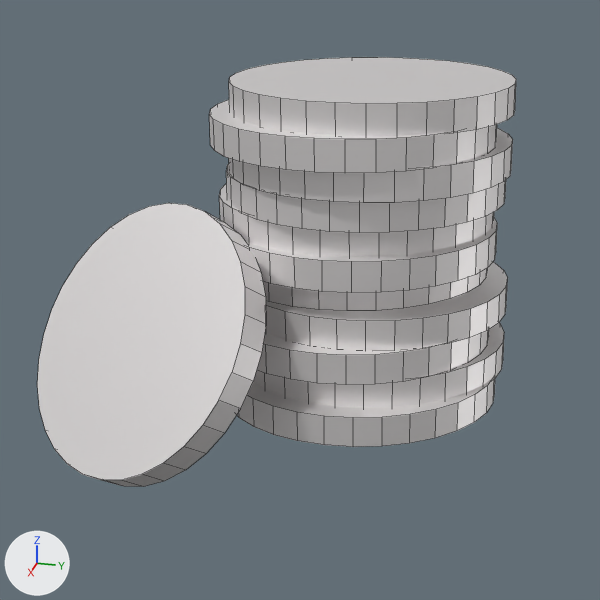
The Blender file public/assets/images/resources/silver.blend, before and after one commit.
Rendered twice from the file's camera 'Camera'. Arrows for +X, +Y and +Z are at lower left; the lights stay in place. Mesh edges are drawn as thin lines.
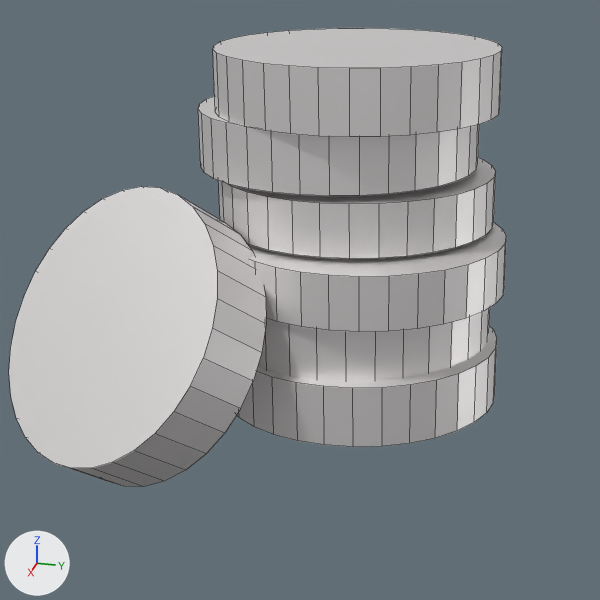
Pixel boxes [x1, y1, x2, y2] of what changed, in the pictures (600 x 600 px):
'Cylinder.011', reshaped (12% wider): before [37, 203, 266, 487]; after [9, 186, 266, 487]
'Cylinder.010', mesh rescaled, moved (38% taller): before [229, 57, 516, 136]; after [213, 28, 502, 137]
'Cylinder.008', mesh rescaled, moved (33% taller): before [229, 128, 513, 203]; after [198, 96, 479, 196]
'Cylinder.004', moved: before [263, 268, 488, 311]; after [248, 222, 506, 332]
'Cylinder.006', mesh rescaled: before [219, 183, 494, 257]; after [219, 158, 496, 259]
'Cylinder', mesh rescaled: before [237, 378, 495, 447]; after [237, 326, 497, 447]
'Cylinder.002', mesh rescaled (30% taller): before [257, 329, 489, 385]; after [258, 308, 490, 381]
'Cylinder.009', deleted: before [209, 100, 497, 173]
'Cylinder.003', deleted: before [265, 262, 508, 350]
'Cylinder.005', deleted: before [245, 218, 497, 293]
'Cylinder.007', deleted: before [226, 164, 506, 233]
'Cylinder.001', deleted: before [253, 323, 504, 407]

The change in detail:
me_cylinder has 64 vertices, 34 faces and spans x -1.0..1.0, y -1.0..1.0, z -1.0..1.0.
me_cylinder is used by ob_cylinder; location (-0.021, -0.004, 0.0); scale (0.9, 0.9, 0.0963).
me_cylinder part 1: the whole mesh is scaled about its middle by (1, 1, 2), then moved by (0.0, 0.0, 1.0).
me_cylinder_002 has 64 vertices, 34 faces and spans x -1.0..1.0, y -1.0..1.0, z -1.0..1.0.
me_cylinder_002 is used by ob_cylinder_002; location (-0.123, -0.073, 0.36); scale (0.9, 0.9, 0.0963).
me_cylinder_002 part 2: the whole mesh is scaled about its middle by (1, 1, 1.99), then moved by (0.0, 0.0, 0.99).
me_cylinder_006 has 64 vertices, 34 faces and spans x -1.0..1.0, y -1.0..1.0, z -1.0..1.0.
me_cylinder_006 is used by ob_cylinder_006; location (-0.301, -0.095, 1.101); scale (0.9, 0.9, 0.0963).
me_cylinder_006 part 3: the whole mesh is scaled about its middle by (1, 1, 1.73), then moved by (0.0, 0.0, 0.73).
me_cylinder_008 has 64 vertices, 34 faces and spans x -1.0..1.0, y -1.0..1.0, z -1.0..1.0.
me_cylinder_008 is used by ob_cylinder_008; location (-0.19, 0.021, 1.475); scale (0.9, 0.9, 0.0963).
me_cylinder_008 part 4: the whole mesh is scaled about its middle by (1, 1, 1.93), then moved by (0.0, 0.0, 0.93).
me_cylinder_010 has 64 vertices, 34 faces and spans x -1.0..1.0, y -1.0..1.0, z -1.0..1.0.
me_cylinder_010 is used by ob_cylinder_010; location (-0.24, 0.02, 1.842); scale (0.9, 0.9, 0.0963).
me_cylinder_010 part 5: the whole mesh is scaled about its middle by (1, 1, 2), then moved by (0.0, 0.0, 1.0).
me_cylinder_011 has 64 vertices, 34 faces and spans x -1.0..1.0, y -1.0..1.0, z -1.0..1.0.
me_cylinder_011 is used by ob_cylinder_011; location (0.709, -1.205, 0.396); rotation (-0.264, 0.985, -0.836), in degrees (-15, 56, -48); scale (0.9, 0.9, 0.0963).
me_cylinder_011 part 6: the whole mesh is multiplied about its middle by the matrix ((1.0, 0.0, -0.006), (0.0, 1.0, -0.015), (0.0, 0.0, 2.17)), then moved by (-0.01, -0.02, 1.17).
Object 'Cylinder.001' (ob_cylinder_001) is deleted.
Object 'Cylinder.003' (ob_cylinder_003) is deleted.
Object 'Cylinder.004' (ob_cylinder_004) moves from (-0.4, -0.135, 0.734) to (-0.057, 0.025, 0.734).
Object 'Cylinder.005' (ob_cylinder_005) is deleted.
Object 'Cylinder.007' (ob_cylinder_007) is deleted.
Object 'Cylinder.008' (ob_cylinder_008) moves from (-0.19, 0.021, 1.475) to (-0.303, -0.213, 1.475).
Object 'Cylinder.009' (ob_cylinder_009) is deleted.
Object 'Cylinder.010' (ob_cylinder_010) moves from (-0.24, 0.02, 1.842) to (-0.24, -0.076, 1.842).
